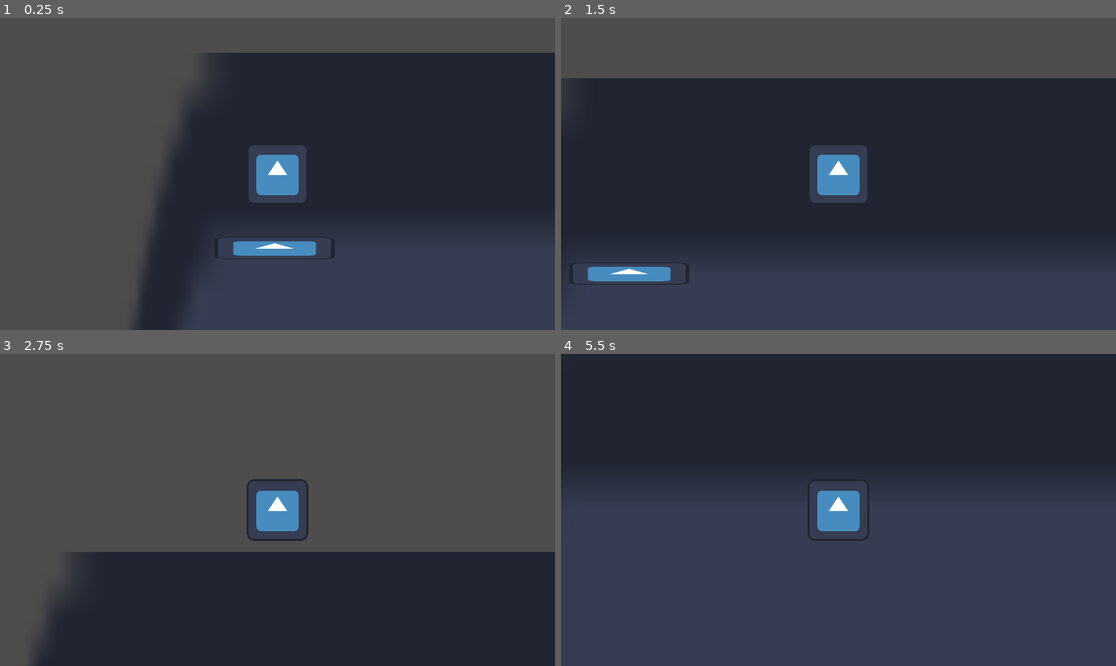
Above: before the commit, frames 1-4 (two rows, left to right).
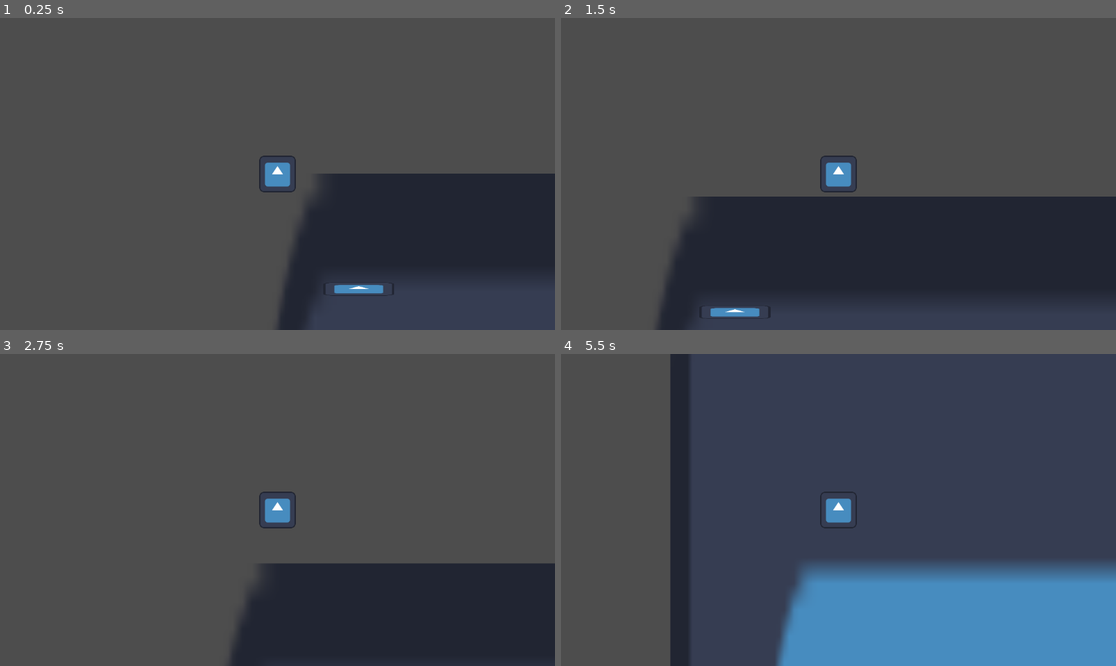
Above: after the commit, the same moments.

Repository: Eagleast/No_platform_the_game
Game: Godot game, scene res://Scenes/jumper_scene.tscn
The game is run twice, just before and just after one commit, with the same random seed, the same clock (stepped at 60 frames per second) and the same inputs. Before the commit the project has no main scene; this scene is started directly in both runs. The engine's default icon, where the game draws it, is replaced by a stand-in: a white triangle on a blue panel in a dark square.
Inputs (mouse positions are in pixels of both pictures, inside the frame that each line leads up to):
- Up to frame 1 (0.25 s): no input
- Up to frame 2 (1.5 s): tap Enter (ui_accept) at 0.5, 0.6 s; move the mouse to (960, 158) at 0.52 s; tap Space (jump, bound only after the commit) at 0.77, 0.8, 1.07, 1.35 s; move the mouse to (727, 189) at 1.27 s
- Up to frame 3 (2.75 s): tap Space (jump, bound only after the commit) at 1.52, 1.82, 2.3 s; tap Enter (ui_accept) at 1.55, 2.1 s; move the mouse to (333, 441) at 2.02 s
- Up to frame 4 (5.5 s): move the mouse to (810, 572) at 2.77 s; tap Enter (ui_accept) at 2.85, 4.35, 5.1 s; tap Space (jump, bound only after the commit) at 3.02, 3.32, 3.6, 3.77, 4.07, 4.52, 4.82, 5.3 s; move the mouse to (1005, 556) at 3.52 s; move the mouse to (672, 463) at 4.27 s; move the mouse to (866, 510) at 5.02 s

The runs differ from the first frame. In frame 1, 40% of the frame differs, in the area x 24-100%, y 11-100%; in frame 2, 51%; in frame 3, 15%; in frame 4, 61%, in the area x 0-100%, y 0-100%.

Commit message:
sticking to platform implemented
stole some code to make the player stick to the platform  he touched last

Diff:
--- a/Scenes/jumper.tscn
+++ b/Scenes/jumper.tscn
@@ -1,6 +1,7 @@
-[gd_scene load_steps=4 format=3 uid="uid://dvr0nl20r1wci"]
+[gd_scene load_steps=5 format=3 uid="uid://dvr0nl20r1wci"]
 
 [ext_resource type="Texture2D" uid="uid://brtt04gm73rop" path="res://icon.svg" id="1_5tifr"]
+[ext_resource type="Script" path="res://Scripts/jumper.gd" id="1_p6lrq"]
 
 [sub_resource type="CircleShape2D" id="CircleShape2D_l5evq"]
 radius = 63.2851
@@ -8,8 +9,10 @@
 [sub_resource type="CircleShape2D" id="CircleShape2D_7wnkw"]
 radius = 64.1249
 
-[node name="Jumper" type="CharacterBody2D"]
+[node name="Jumper" type="RigidBody2D"]
 position = Vector2(0, -63)
+gravity_scale = 0.0
+script = ExtResource("1_p6lrq")
 
 [node name="Sprite2D" type="Sprite2D" parent="."]
 texture = ExtResource("1_5tifr")
@@ -23,3 +26,12 @@
 shape = SubResource("CircleShape2D_7wnkw")
 
 [node name="Camera2D" type="Camera2D" parent="."]
+zoom = Vector2(0.59, 0.59)
+
+[node name="Timer" type="Timer" parent="."]
+process_callback = 0
+wait_time = 0.2
+one_shot = true
+
+[connection signal="body_entered" from="." to="." method="_on_body_entered"]
+[connection signal="timeout" from="Timer" to="." method="_on_timer_timeout"]
--- a/Scenes/jumper_scene.tscn
+++ b/Scenes/jumper_scene.tscn
@@ -1,8 +1,7 @@
-[gd_scene load_steps=5 format=3 uid="uid://poglodaq8dc7"]
+[gd_scene load_steps=4 format=3 uid="uid://poglodaq8dc7"]
 
 [ext_resource type="PackedScene" uid="uid://dvr0nl20r1wci" path="res://Scenes/jumper.tscn" id="1_csb1s"]
 [ext_resource type="Texture2D" uid="uid://brtt04gm73rop" path="res://icon.svg" id="1_jxg68"]
-[ext_resource type="Script" path="res://Scripts/jumper.gd" id="2_o8k6u"]
 [ext_resource type="PackedScene" uid="uid://c1j1gype5kvjh" path="res://Scenes/platform_movable.tscn" id="3_nln7u"]
 
 [node name="jumper_scene" type="Node2D"]
@@ -12,9 +11,7 @@
 scale = Vector2(17.0469, 92.1172)
 texture = ExtResource("1_jxg68")
 
-[node name="Jumper" parent="." instance=ExtResource("1_csb1s")]
-position = Vector2(292, 188)
-script = ExtResource("2_o8k6u")
-
 [node name="sol" parent="." instance=ExtResource("3_nln7u")]
 position = Vector2(286, 342)
+
+[node name="Jumper" parent="." instance=ExtResource("1_csb1s")]
--- a/Scenes/platform_movable.tscn
+++ b/Scenes/platform_movable.tscn
@@ -2,7 +2,6 @@
 
 [ext_resource type="Script" path="res://Scripts/platform_movable.gd" id="1_b14m2"]
 [ext_resource type="Texture2D" uid="uid://brtt04gm73rop" path="res://icon.svg" id="1_iw2k4"]
-
 
 [sub_resource type="RectangleShape2D" id="RectangleShape2D_ma3fa"]
 size = Vector2(248, 20)
@@ -12,6 +11,7 @@
 
 [node name="sol" type="RigidBody2D" groups=["platform"]]
 position = Vector2(524, 390)
+mass = 10.0
 gravity_scale = 1.66533e-16
 script = ExtResource("1_b14m2")
 
--- a/Scripts/jumper.gd
+++ b/Scripts/jumper.gd
@@ -1,30 +1,66 @@
-extends CharacterBody2D
-
-var concected_platforms = []
+extends RigidBody2D
 const SPEED = 300.0
 const JUMP_VELOCITY = -700.0
 @onready var area_2d = $Area2D
 var mass_player = 100
+var is_sticking = false
+var body_on_which_sticked
+var tr_ci_collider_to_ball = Transform2D()
+var jumping = false
+@onready var timer = $Timer
 
 # Get the gravity from the project settings to be synced with RigidBody nodes.
 var gravity = ProjectSettings.get_setting("physics/2d/default_gravity")
 
-func _physics_process(delta):
+func _ready():
+	# Enable the logging of 5 collisions.
+	set_contact_monitor(true)
+	set_max_contacts_reported(5)
+
+	# Apply Godot physics at first
+	set_use_custom_integrator(false)
+
+func _process(delta):
+
+	if Input.is_action_just_pressed("jump"):
+		print("jump")
+
+		is_sticking = false
+		set_use_custom_integrator(false)
+		jump()
+
+func _integrate_forces(body_state):
 	# Handle jump.
-	if Input.is_action_just_pressed("ui_accept"):
-		jump()
-	move_and_slide()
+	print(body_state.get_contact_count())
+	if is_sticking == false && body_state.get_contact_count() == 1 and not jumping:
+		is_sticking = true
+		# Ignore Godot physics once the ball sticks
+		set_use_custom_integrator(true)
+		# Get the rigid body on which the ball will stick
+		body_on_which_sticked = body_state.get_contact_collider_object(0)
+		# For debug, check on which we are sticking
+		print("The ball is sticking on a ", body_on_which_sticked.get_name())
+		# Some transforms (tr) at the collision instant (ci)
+		var tr_ci_world_to_ball = get_global_transform() # from the world coordinate system to the ball coordinate system
+		var tr_ci_world_to_collider = body_on_which_sticked.get_global_transform() # from the world cs to the collider cs
+		tr_ci_collider_to_ball = tr_ci_world_to_collider.inverse() * tr_ci_world_to_ball # Because: collider->ball = collider->world then world->ball = inverse(world->collider) then world->ball
+
+	# Behavior when sticking
+	if is_sticking :
+		# We take the last transform of the moving collider, and we keep the same relative position of the ball to the collider it had at the collision instant.
+		# In other words: "world->collider (at latest news), and then, collider->ball (like at the collision instant)".
+		global_transform = body_on_which_sticked.get_global_transform() * tr_ci_collider_to_ball
 
 func jump():
 	var screen_size = get_window().size
 	var mouse_pos = get_viewport().get_mouse_position()
 	var jump_direction = mouse_pos - Vector2(screen_size /2)
 	var true_jump_dir = - jump_direction.normalized()
-	var connected_bodys = area_2d.get_overlapping_bodies()
+	var jump_force = true_jump_dir * JUMP_VELOCITY
+	jumping = true
+	timer.start()
+	apply_central_impulse(jump_force)
 
-	velocity = true_jump_dir * JUMP_VELOCITY
-	for j in range(len(connected_bodys)):
-		if connected_bodys[j].is_in_group("platform"):
-			concected_platforms.append(connected_bodys[j])
-	for i in range(len(concected_platforms)):
-		concected_platforms[i].impulse(position, JUMP_VELOCITY, mass_player)
+func _on_timer_timeout():
+	jumping = false
+	pass # Replace with function body.
--- a/project.godot
+++ b/project.godot
@@ -11,7 +11,7 @@
 [application]
 
 config/name="no platforms"
-run/main_scene="res://Scenes/node_2d.tscn"
+run/main_scene="res://Scenes/jumper_scene.tscn"
 config/features=PackedStringArray("4.2", "Forward Plus")
 config/icon="res://icon.svg"
 
@@ -36,3 +36,8 @@
 "events": [Object(InputEventMouseButton,"resource_local_to_scene":false,"resource_name":"","device":-1,"window_id":0,"a …(253 unchanged characters)…
 ]
 }
+jump={
+"deadzone": 0.5,
+"events": [Object(InputEventKey,"resource_local_to_scene":false,"resource_name":"","device":-1,"window_id":0,"alt_pressed":false,"shift_pressed":false,"ctrl_pressed":false,"meta_pressed":false,"pressed":false,"keycode":0,"physical_keycode":32,"key_label":0,"unicode":32,"echo":false,"script":null)
+]
+}
